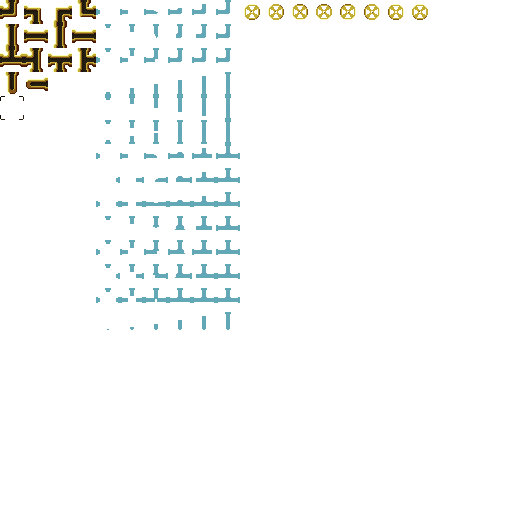
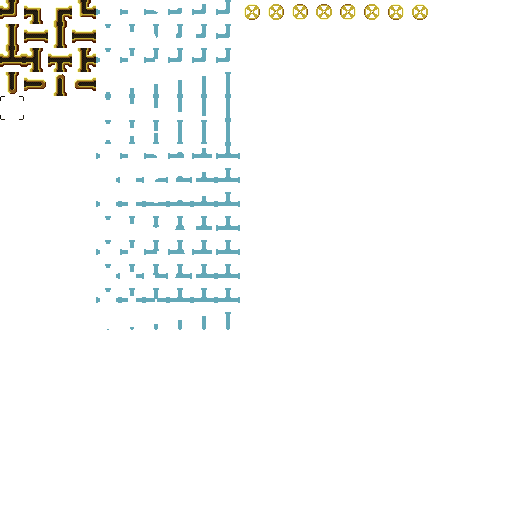
Comparing the layer stacks of the two (512, 512) images. Changes:
painted on "Pipes" over [9, 74, 96, 96]
